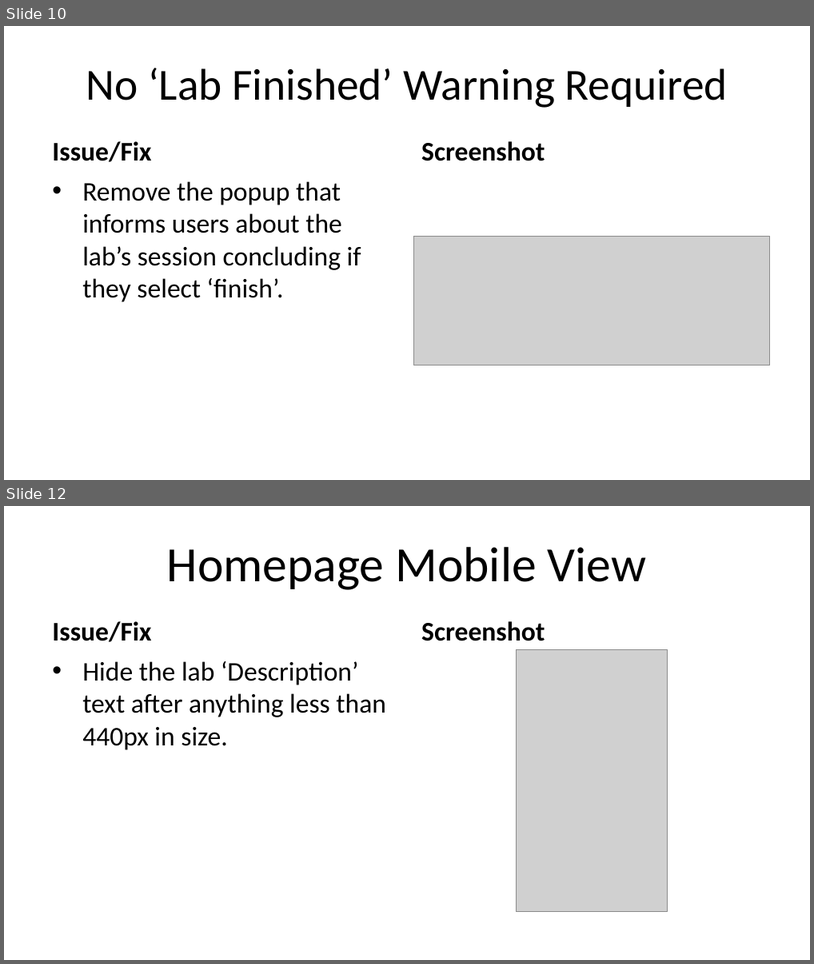
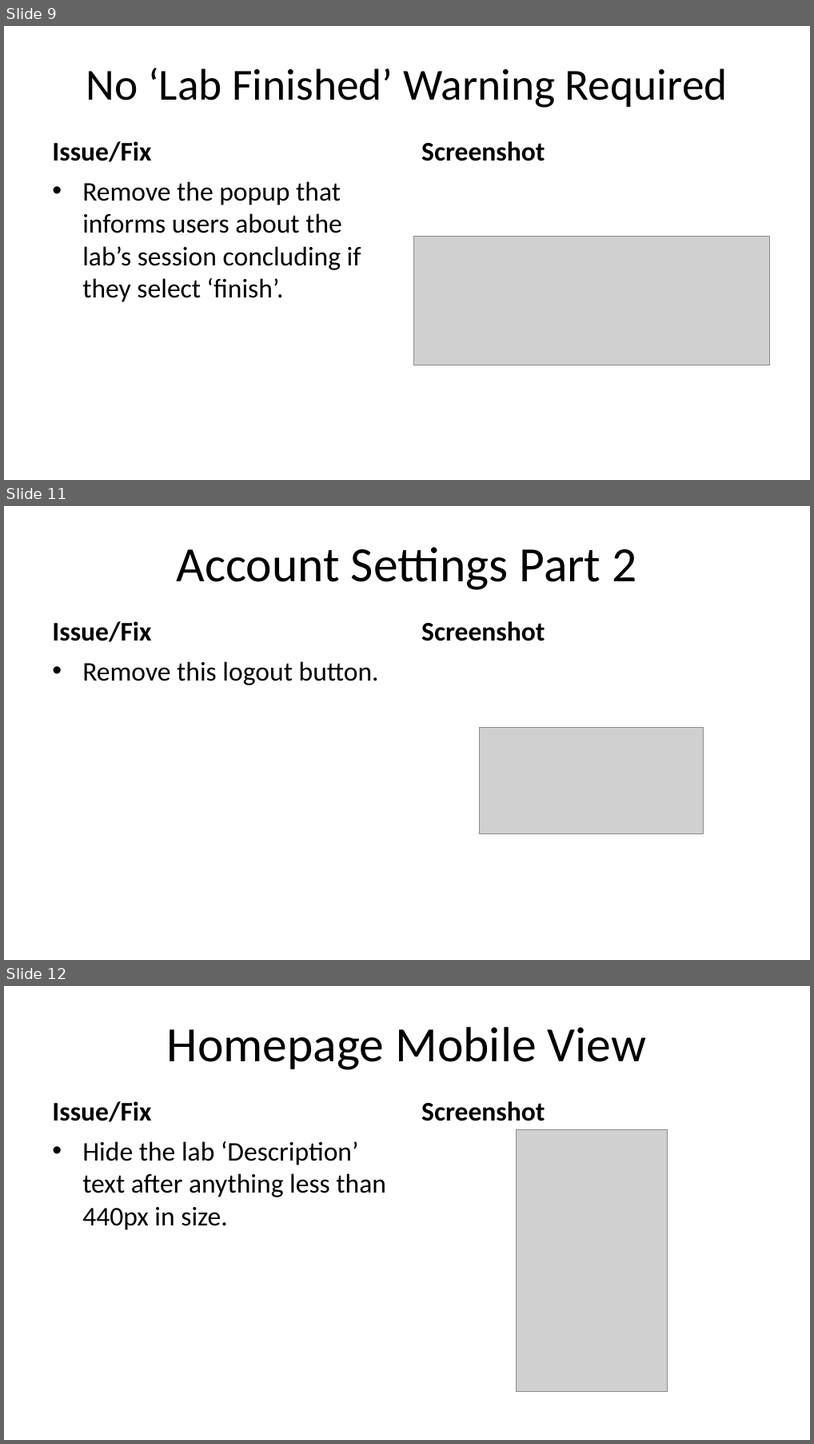
Before and after one commit to Jmackas/Proctoring_Revamp, a slide deck: remotelab/Remote Labs Suggested Changes.pptx. Shown one above the other, each under a label of ours: slides 10 and 12 before the commit, slides 9, 11 and 12 after it; the slides between them are not shown. The pictures are 814x964 and 814x1444 pixels, drawn with LibreOffice and Linux fonts; fonts in the diff are those of the drawing; grey boxes stand for pictures. Boxes give left, top, right and bottom in pixels: in the first picture for what was removed or moved away, otherwise in the second. Text is boxed around its words. In the diff, an @@ line names an element or a change of style, - is before the commit and + after.

```diff
--- a/remotelab/Remote Labs Suggested Changes.pptx
+++ b/remotelab/Remote Labs Suggested Changes.pptx
@@ slide 11 added at (4,506,810,960), background #FFFFFF @@
@@ title added at (177,547,637,590), 44 pt, text #000000 @@
+Account Settings Part 2
@@ text added at (52,621,151,642), 24 pt, text #000000, bold @@
+Issue/Fix
@@ text added at (422,621,545,641), 24 pt, text #000000, bold @@
+Screenshot
@@ text added at (82,661,379,685), 24 pt, text #000000 @@
+• Remove this logout button.
@@ picture added at (480,728,704,833) @@
@@ what was slide 10 is now slide 9 @@
```
Also in this commit, not shown: 1 other slide added.
